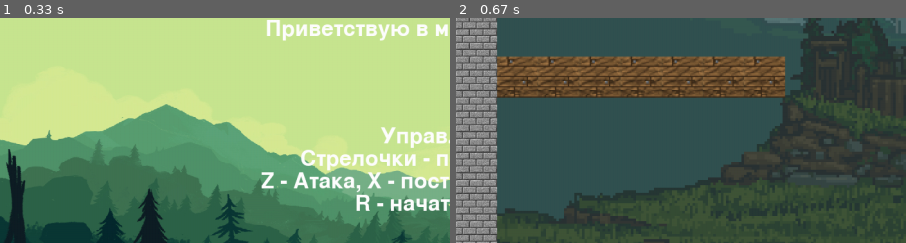
Above: before the commit, frames 1-2 (left to right).
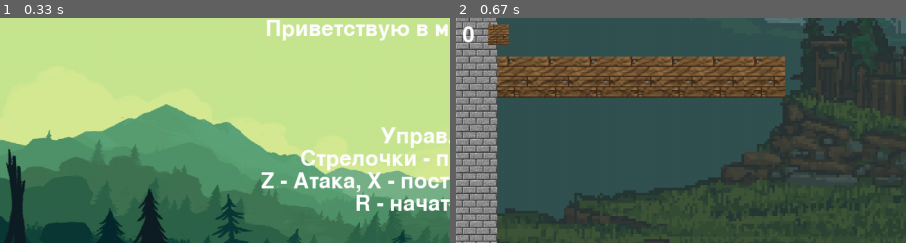
Above: after the commit, the same moments.

Repository: DesolateSoul/Pygame-project
Game: pygame game, started from main.py
The game is run twice, just before and just after one commit, with the same random seed, the same clock (stepped at 60 frames per second) and the same inputs.
Inputs:
- Up to frame 1 (0.33 s): no input
- Up to frame 2 (0.67 s): tap Enter at 0.33 s
The pictures show only the part of the screen within x 0-50%, y 0-50%; the shares and areas given below are measured in that part.

Frame 1 is identical in both runs. In frame 2, 0.6% of the frame differs, in the area x 1-12%, y 2-12%.

Commit message:
Added count of platforms in inventory

Diff:
--- a/main.py
+++ b/main.py
@@ -323,7 +323,11 @@
                 in_menu = False
         pygame.display.flip()
 
+    wood = pygame.image.load('data/platform.png')
+    wood = pygame.transform.scale(wood, (32, 32))
+
     while running:  # Основной игровой цикл
+        blocks_in_inventory = font.render(str(main_character.blocks_in_inventory), True, (255, 255, 255))
         gaze_before = main_character.gaze_direction
         timer.tick(FPS)
         screen.blit(bg, (camera_configure(camera.state, main_character.rect).x,
@@ -374,6 +378,8 @@
         camera.update(main_character)
         for obj in objects:
             screen.blit(obj.image, camera.apply(obj))
+        screen.blit(blocks_in_inventory, (10, 10))
+        screen.blit(wood, (50, 10))
         pygame.display.update()
 
     text8 = font.render("Вы победили!", True, (255, 255, 255))
